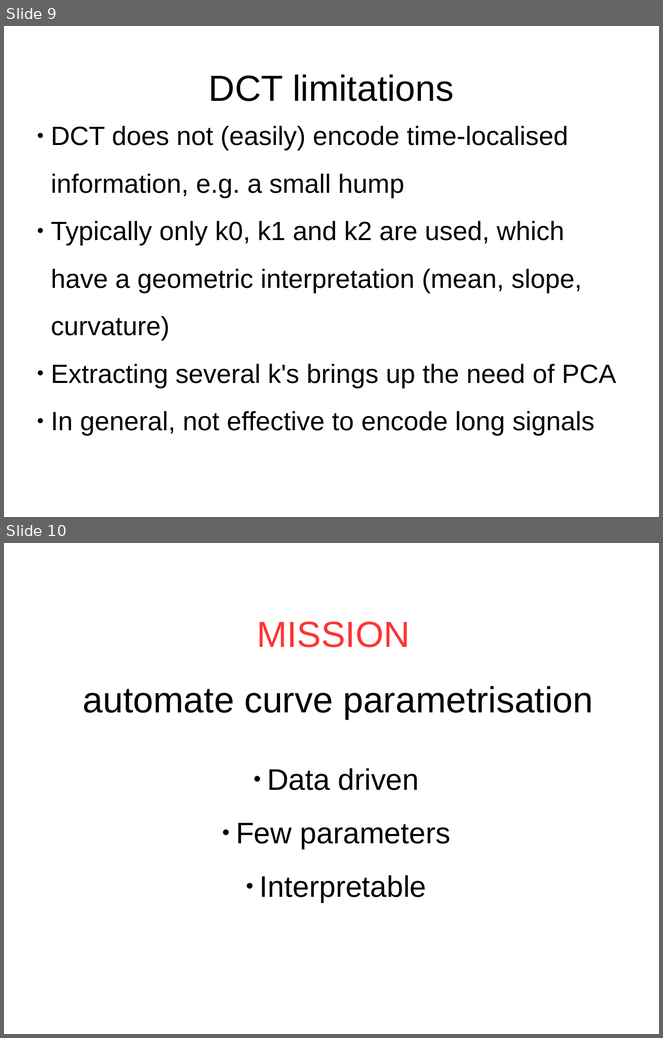
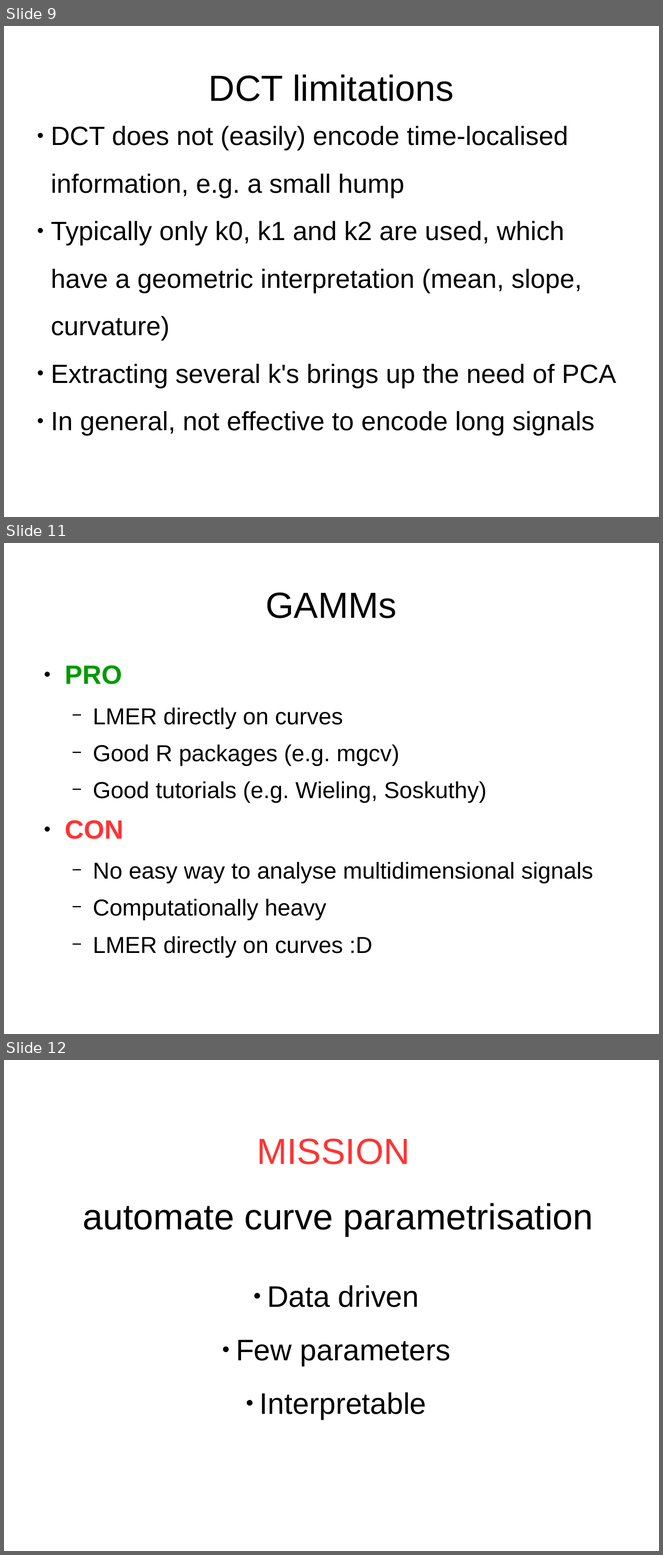
Before and after one commit to uasolo/FPCA-phonetics-workshop, a slide deck: presentations/FPCA-phonetics.odp. Shown one above the other, each under a label of ours: slides 9 and 10 before the commit, slides 9, 11 and 12 after it; the slides between them are not shown. The pictures are 663x1038 and 663x1555 pixels, drawn with LibreOffice and Linux fonts; fonts in the diff are those of the drawing. Boxes give left, top, right and bottom in pixels: in the first picture for what was removed or moved away, otherwise in the second. Text is boxed around its words. In the diff, an @@ line names an element or a change of style, - is before the commit and + after.

Commit message:
updated main presentation (added slides on GAMMs)

```diff
--- a/presentations/FPCA-phonetics.odp
+++ b/presentations/FPCA-phonetics.odp
@@ slide 11 added at <box>4,543,659,1034</box>, background #FFFFFF @@
@@ title added at <box>266,592,397,618</box>, 44 pt, text #000000 @@
+GAMMs
@@ text added at <box>65,665,593,953</box>, 28 pt, text #000000 @@
+● PRO
+  − LMER directly on curves
+  − Good R packages (e.g. mgcv)
+  − Good tutorials (e.g. Wieling, Soskuthy)
+● CON
+  − No easy way to analyse multidimensional signals
+  − Computationally heavy
+  − LMER directly on curves :D
@@ what was slide 10 is now slide 12 @@
```
Also in this commit, not shown: 13 slides changed, 2 other slides added, 1 slide removed, 1 other file.
